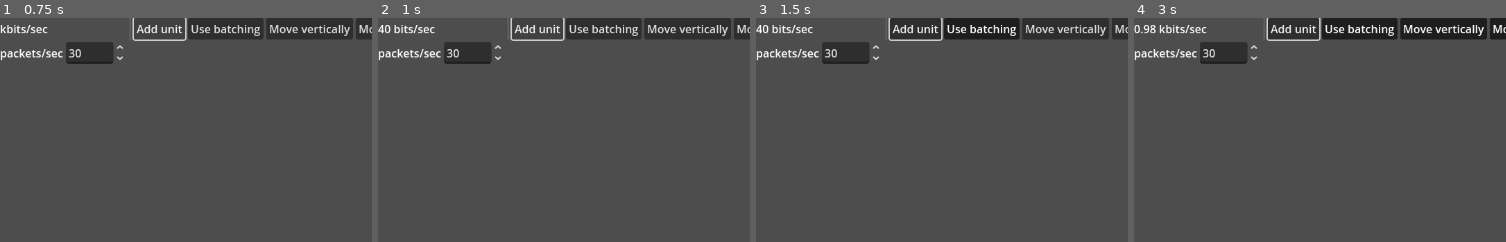
Above: before the commit, frames 1-4 (left to right).
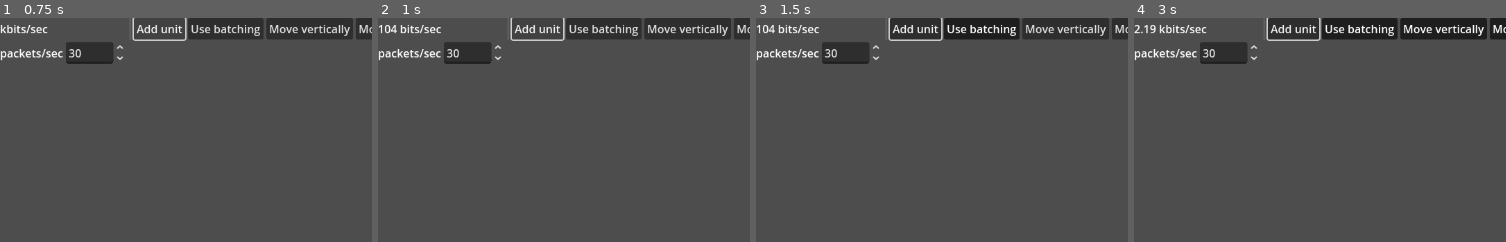
Above: after the commit, the same moments.

Repository: wowtamz/efficient-state-sync
Game: Godot game, scene res://2d/benchmark2d.tscn
Two runs of this game, one before a commit and one after it. Both use one fixed random seed, a clock stepped at 60 frames per second and the inputs below. The engine's default icon, where the game draws it, is replaced by a stand-in: a white triangle on a blue panel in a dark square.
Inputs:
- Up to frame 1 (0.75 s): click "Add unit" at 0.5 s
- Up to frame 2 (1 s): no input
- Up to frame 3 (1.5 s): click "Use batching" at 1.25 s
- Up to frame 4 (3 s): click "Move vertically" at 2 s; click "Move horizontally" at 2.75 s
The pictures show only the part of the screen within x 0-50%, y 0-50%; the shares and areas given below are measured in that part.

Frame 1 is identical in both runs. In frame 2, 0.3% of the frame differs, in the area x 0-17%, y 3-7%; in frame 3, 0.3%; in frame 4, 0.1%.

Commit message:
fixed processing of batch data in 2d/benchmark2d.tscn; removed unused functions from 2d/unit.tscn

Diff:
--- a/2d/benchmark2d.tscn
+++ b/2d/benchmark2d.tscn
@@ -80,15 +80,16 @@
 			if packet:
 				if _use_batching:
 					batch_data[node.id] = packet
-					var batch_packet = BatchStateData2D.new(batch_data)
-					var batch_bytes = batch_packet.to_bytes()
-					add_sent_bytes(batch_bytes.size())
-					on_receive_batch(batch_bytes)
 				else:
 					var byte_array: PackedByteArray = packet.to_bytes()
 					add_sent_bytes(byte_array.size())
 					var shadow = get_shadow(node.id)
 					shadow.on_receive_packet(byte_array)
+		if not batch_data.is_empty():
+			var batch_packet = BatchStateData2D.new(batch_data)
+			var batch_bytes = batch_packet.to_bytes()
+			add_sent_bytes(batch_bytes.size())
+			on_receive_batch(batch_bytes)
 
 func on_receive_batch(bytes: PackedByteArray) -> void:
 	var batch = BatchStateData2D.from_bytes(bytes)
@@ -107,7 +108,8 @@
 		_counter = 0.0
 
 func add_sent_bytes(amount: int) -> void:
-	sent_bytes += amount
+	var udp_header = 8 # 64 bit udp header
+	sent_bytes += udp_header + amount
 
 func get_sent_bits() -> int:
 	return sent_bytes * 8
--- a/2d/unit.tscn
+++ b/2d/unit.tscn
@@ -81,17 +81,6 @@
 			_counter = 0.0
 			change_state()
 
-## DEPRECATED function
-func process_state_sync(delta: float) -> void:
-	_counter2 += delta
-	if _counter2 > 1.0 / float(_send_rate):
-		_counter2 = 0.0
-
-		var packet = get_packet()
-
-		if packet.has_data():
-			send_packet(packet)
-
 func get_packet() -> Variant:
 	var packet = StateData2D.new()
 	if state != last_state:
@@ -110,11 +99,6 @@
 	if packet.has_data():
 		return packet
 	return null
-
-func send_packet(packet: StateData) -> void:
-	var byte_array: PackedByteArray = packet.to_bytes()
-	get_parent().add_sent_bytes(byte_array.size())
-	get_parent().get_node(\"shadow\").on_receive_packet(byte_array)
 
 func process_movement(delta: float) -> void:
 
